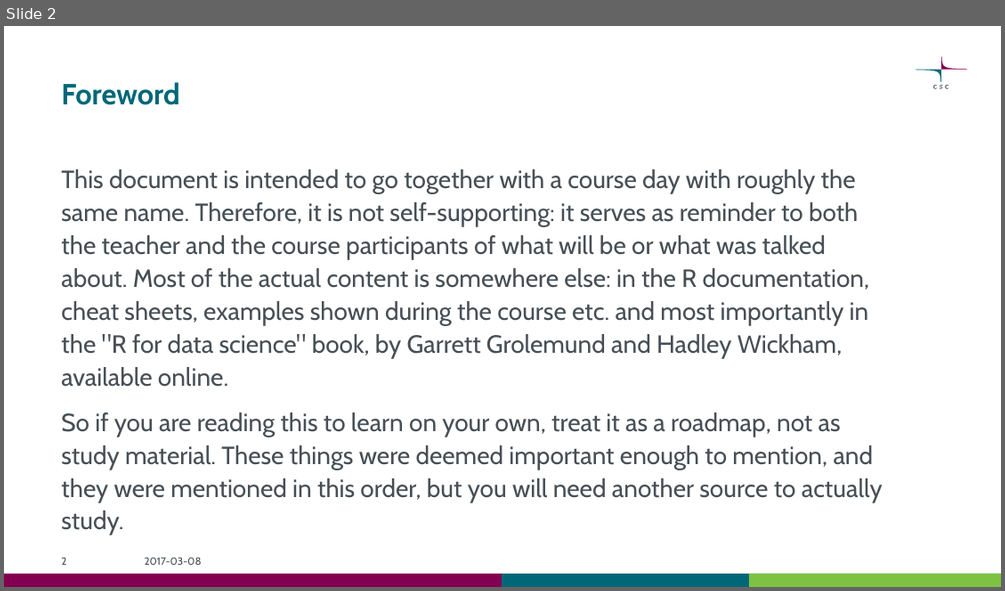
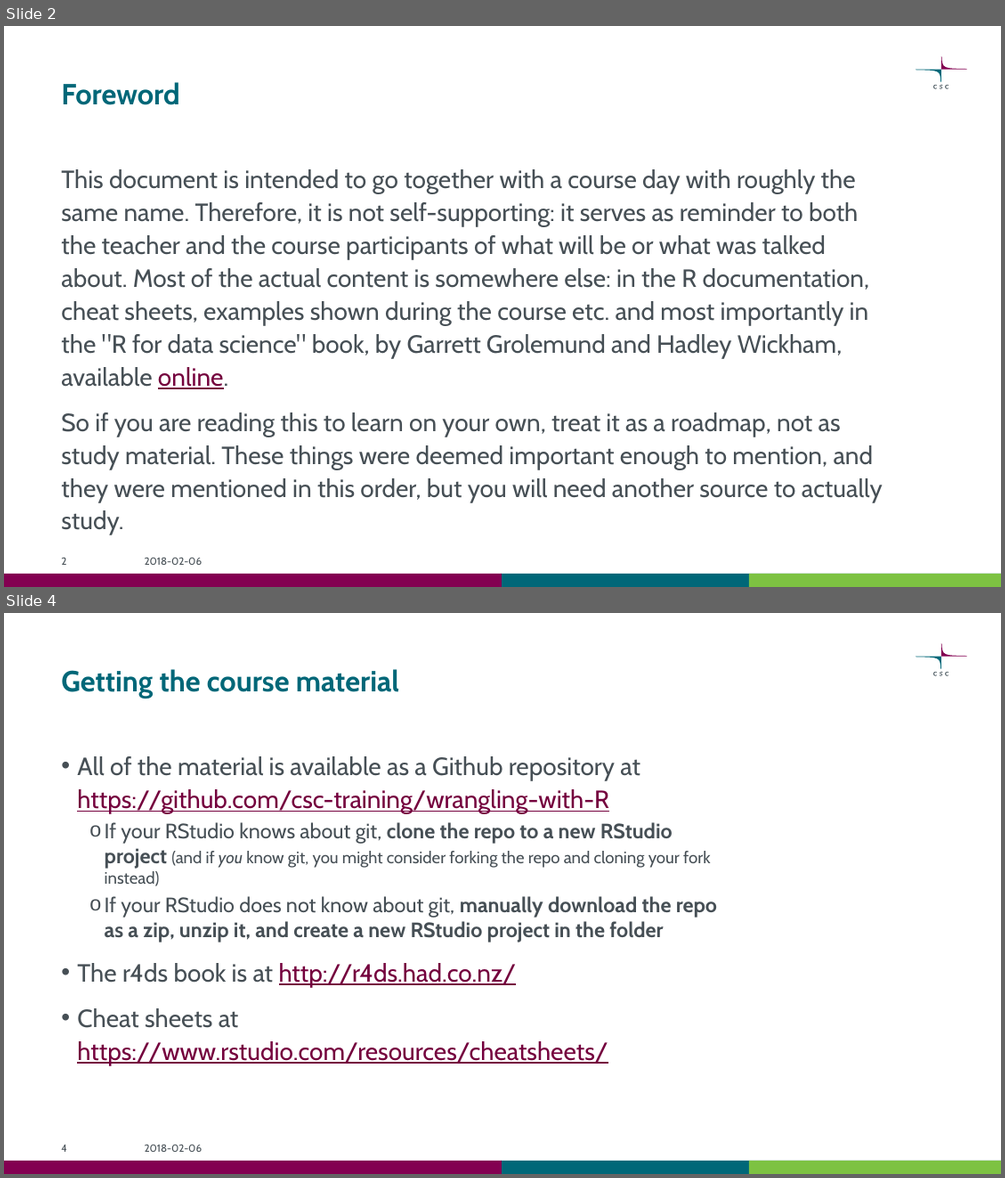
Before and after one commit to csc-training/wrangling-with-R, a slide deck: wrangling_with_r_bio18.pptx. Shown one above the other, each under a label of ours: slide 2 before the commit, slides 2 and 4 after it; the slides between them are not shown. The pictures are 1005x591 and 1005x1178 pixels, drawn with LibreOffice and Linux fonts; fonts in the diff are those of the drawing. Boxes give left, top, right and bottom in pixels: in the first picture for what was removed or moved away, otherwise in the second. Text is boxed around its words. In the diff, an @@ line names an element or a change of style, - is before the commit and + after.

```diff
--- a/wrangling_with_r_bio18.pptx
+++ b/wrangling_with_r_bio18.pptx
@@ slide 4 added at [4, 613, 1001, 1174], background #FFFFFF; not listed: 6 template elements that a slide beside it also shows @@
@@ title added at [61, 669, 399, 698], 28 pt, text #006778, bold @@
+Getting the course material
@@ text added at [77, 756, 717, 1065], 24 pt, text #465055 @@
+• All of the material is available as a Github repository at https://github.com/csc-training/wrangling-with-R
+  o If your RStudio knows about git, clone the repo to a new RStudio project (and if you know git, you might consider forking the repo and cloning your fork instead)
+  o If your RStudio does not know about git, manually download the repo as a zip, unzip it, and create a new RStudio project in the folder
+• The r4ds book is at http://r4ds.had.co.nz/
+• Cheat sheets at https://www.rstudio.com/resources/cheatsheets/
@@ page number added at [61, 1144, 67, 1151], 10 pt, text #465055 @@
+4
@@ text added at [145, 1143, 202, 1151], 10 pt, text #465055 @@
+2018-02-06
@@ slide 2 changed as well @@
@@ text at [61, 169, 870, 389]: text colour #465055 to #74003D, underline on in "online." @@
@@ text at [145, 556, 202, 564]: text changed @@
-2017-03-08
+2018-02-06
```
Also in this commit, not shown: 28 other slides changed, 4 other slides added, 6 slides removed, 2 other files.
